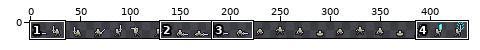
Sprite sheet, stored at assets/characters/playable/swordsman.png. Above, an overview of the earlier version with the close-up marked.
Close-up. Before the commit:
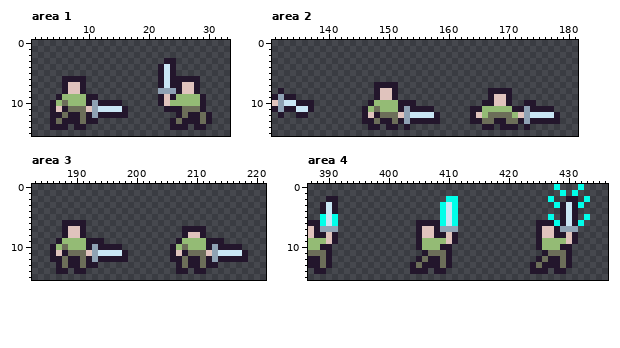
The file is 440x16 pixels. Shown: area 1: x 1..33, y 0..15; area 2: x 131..181, y 0..15; area 3: x 183..221, y 0..15; area 4: x 387..436, y 0..15. The wide view leaves out empty margins. The commit also changed other parts of the picture, which this record leaves out.
The same view after the edit:
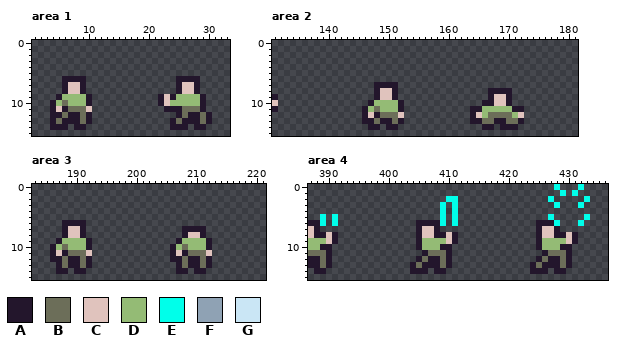
Palette (. is transparent): A #23162c  B #6c6e59  C #e0c3bd  D #94bb75  E #00ffea  F #8fa2b4  G #cae6f5
Edits made:
Area 1:
y 3: x 23..24 AA -> ..
y 4..7: x 22..24 AGA -> ...
y 8: x 22..24 FFF -> ...
y 9: x 11 A -> .
y 10: x 11..15 FAAAA -> .....
y 11: x 11..16 FGGGGA -> ......
y 12: x 11..16 FAAAAA -> ......
y 13: x 11 A -> .
Area 2:
y 8: x 132 A -> .
y 9: x 132..134 FAA -> ...
y 10: x 132..137 FGGAAA -> ......; x 153..154 AA -> ..; x 173..174 AA -> ..
y 11: x 132..137 FAAGGA -> ......; x 153..157 FAAAA -> .....; x 173..177 FAAAA -> .....
y 12: x 132 A -> .; x 135..136 AA -> ..; x 153..158 FGGGGA -> ......; x 173..178 FGGGGA -> ......
y 13: x 153..158 FAAAAA -> ......; x 173..178 FAAAAA -> ......
y 14: x 153 A -> .; x 173 A -> .
Area 3:
y 9: x 193..194 AA -> ..; x 213..214 AA -> ..
y 10: x 193..197 FAAAA -> .....; x 213..217 FAAAA -> .....
y 11: x 193..198 FGGGGA -> ......; x 213..218 FGGGGA -> ......
y 12: x 193..198 FAAAAA -> ......; x 213..218 FAAAAA -> ......
y 13: x 193 A -> .; x 213 A -> .
Area 4:
y 2: x 390..391 AA -> ..; x 430..431 AA -> ..
y 3..4: x 389..391 AGA -> ...; x 410 G -> .; x 429..431 AGA -> ...
y 5..6: x 390 G -> .; x 410 G -> .; x 429..431 AGA -> ...
y 7: x 389..391 FFF -> ...; x 409..411 FFF -> ...; x 429..431 FFF -> ...
